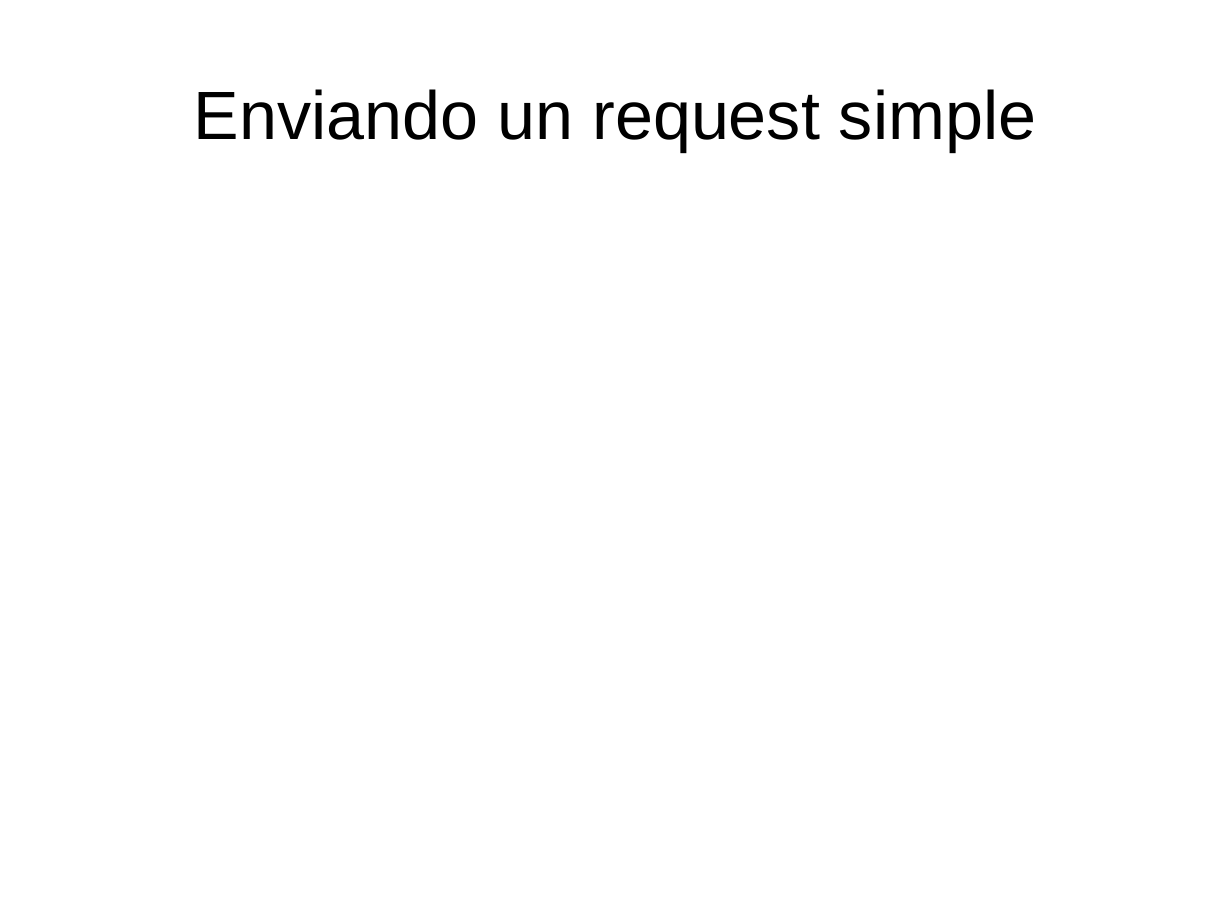
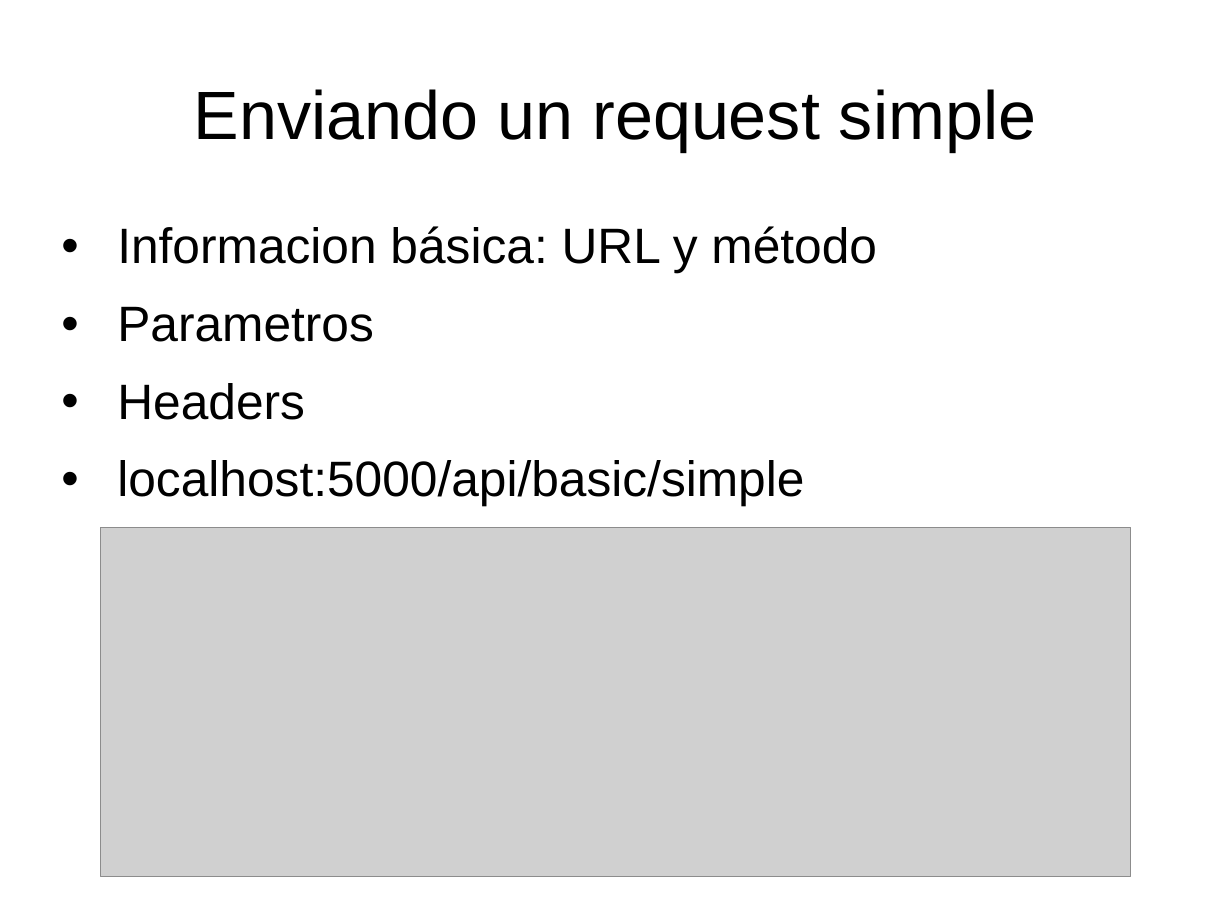
Before and after one commit to luisgepeto/PostmanCourse, a slide deck: slide 3 of Presentacion.ppt. Drawn at 1232x924 pixels with LibreOffice and Linux fonts; fonts in the diff are those of the drawing; grey boxes stand for pictures. Boxes give left, top, right and bottom in pixels: in the first picture for what was removed or moved away, otherwise in the second. Text is boxed around its words. In the diff, an @@ line names an element or a change of style, - is before the commit and + after.

```diff
--- a/Presentacion.ppt
+++ b/Presentacion.ppt
@@ text added at [117,226,877,506], 32 pt, text #000000 @@
+• Informacion básica: URL y método
+• Parametros
+• Headers
+• localhost:5000/api/basic/simple
@@ picture added at [101,528,1131,878] @@
```
Also in this commit, not shown: 6 slides added, 5 other files.
